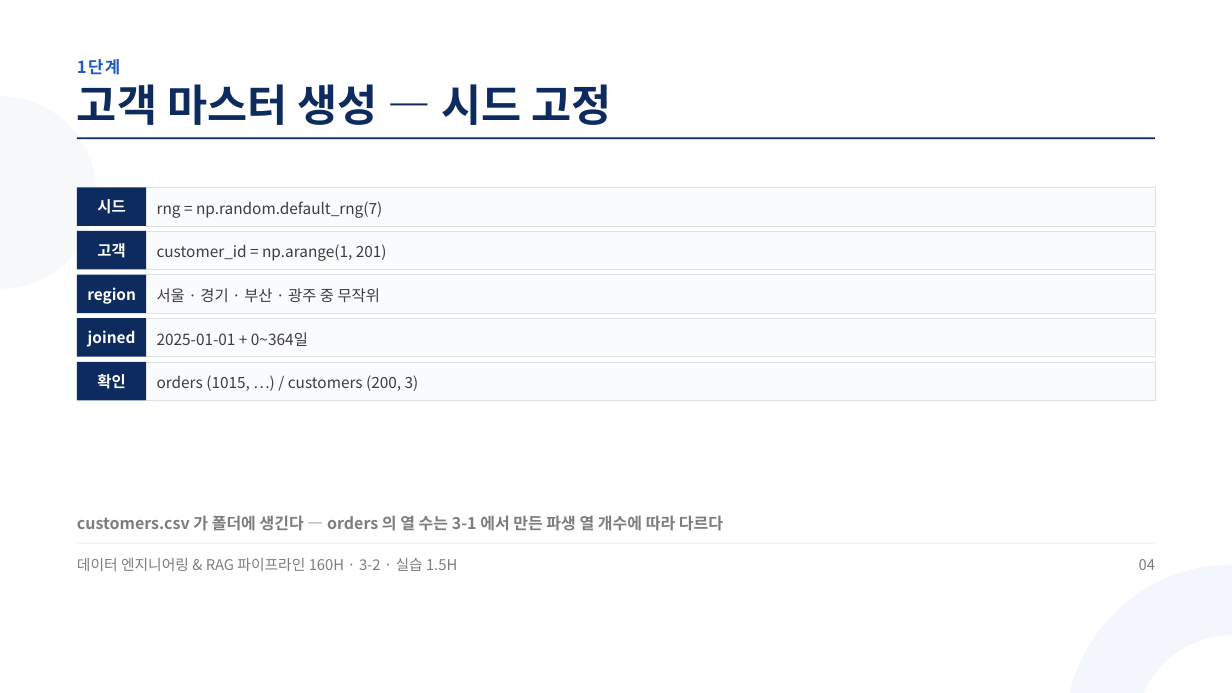
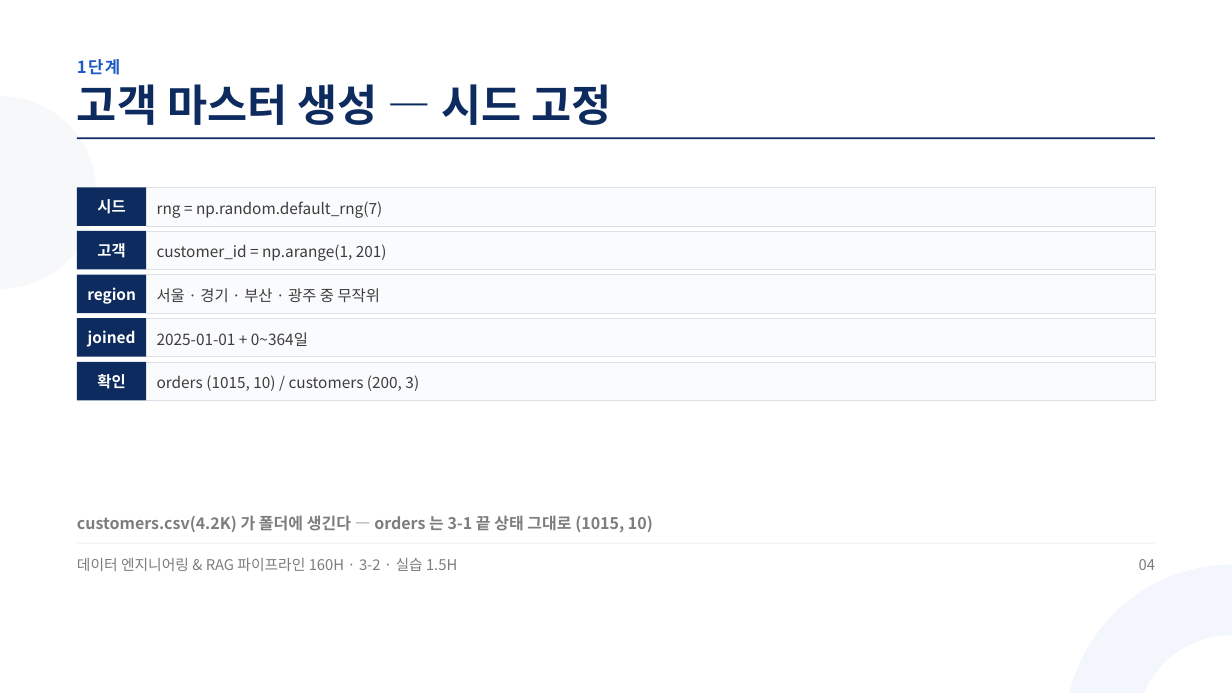
Before and after one commit to aebonlee/materials, a slide deck: slide 4 of data-eng/decks/w3d2s2.pptx. Drawn at 1232x693 pixels with LibreOffice and Linux fonts; fonts in the diff are those of the drawing. Boxes give left, top, right and bottom in pixels: in the first picture for what was removed or moved away, otherwise in the second. Text is boxed around its words. In the diff, an @@ line names an element or a change of style, - is before the commit and + after.

```diff
--- a/data-eng/decks/w3d2s2.pptx
+++ b/data-eng/decks/w3d2s2.pptx
@@ text at [157, 375, 419, 391]: text changed @@
-orders (1015, …) / customers (200, 3)
+orders (1015, 10) / customers (200, 3)
@@ text at [77, 515, 653, 532]: text changed @@
-customers.csv 가 폴더에 생긴다 — orders 의 열 수는 3-1 에서 만든 파생 열 개수에 따라 다르다
+customers.csv(4.2K) 가 폴더에 생긴다 — orders 는 3-1 끝 상태 그대로 (1015, 10)
```
Also in this commit, not shown: 3 other slides changed, 9 other files.
